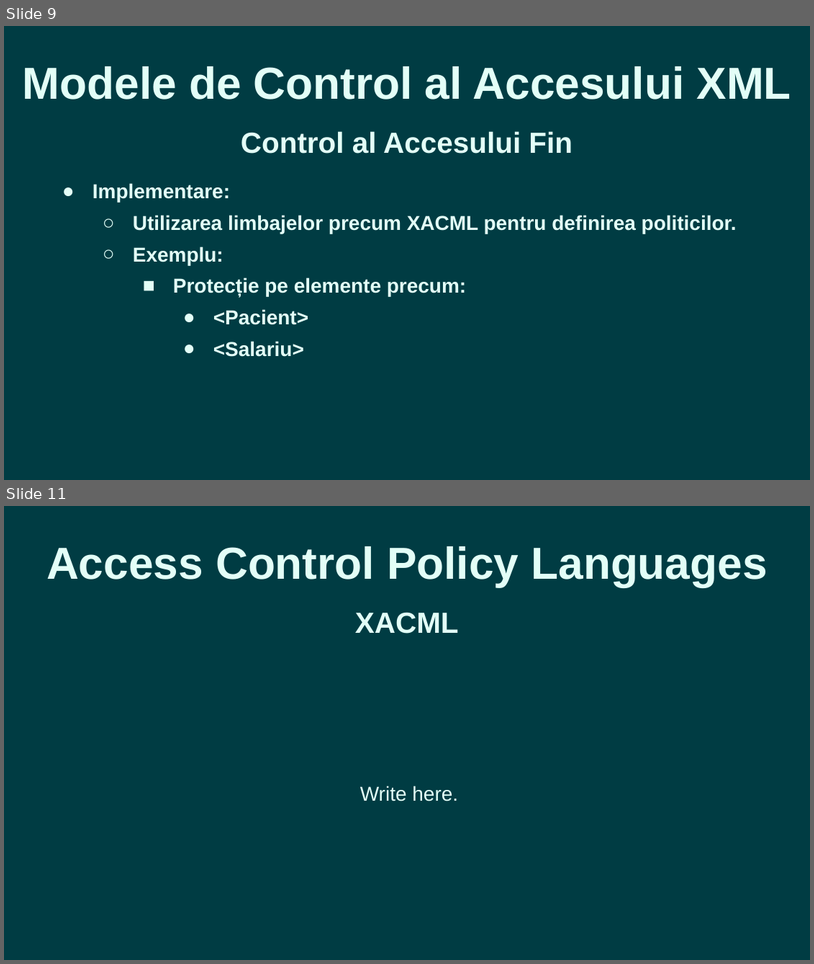
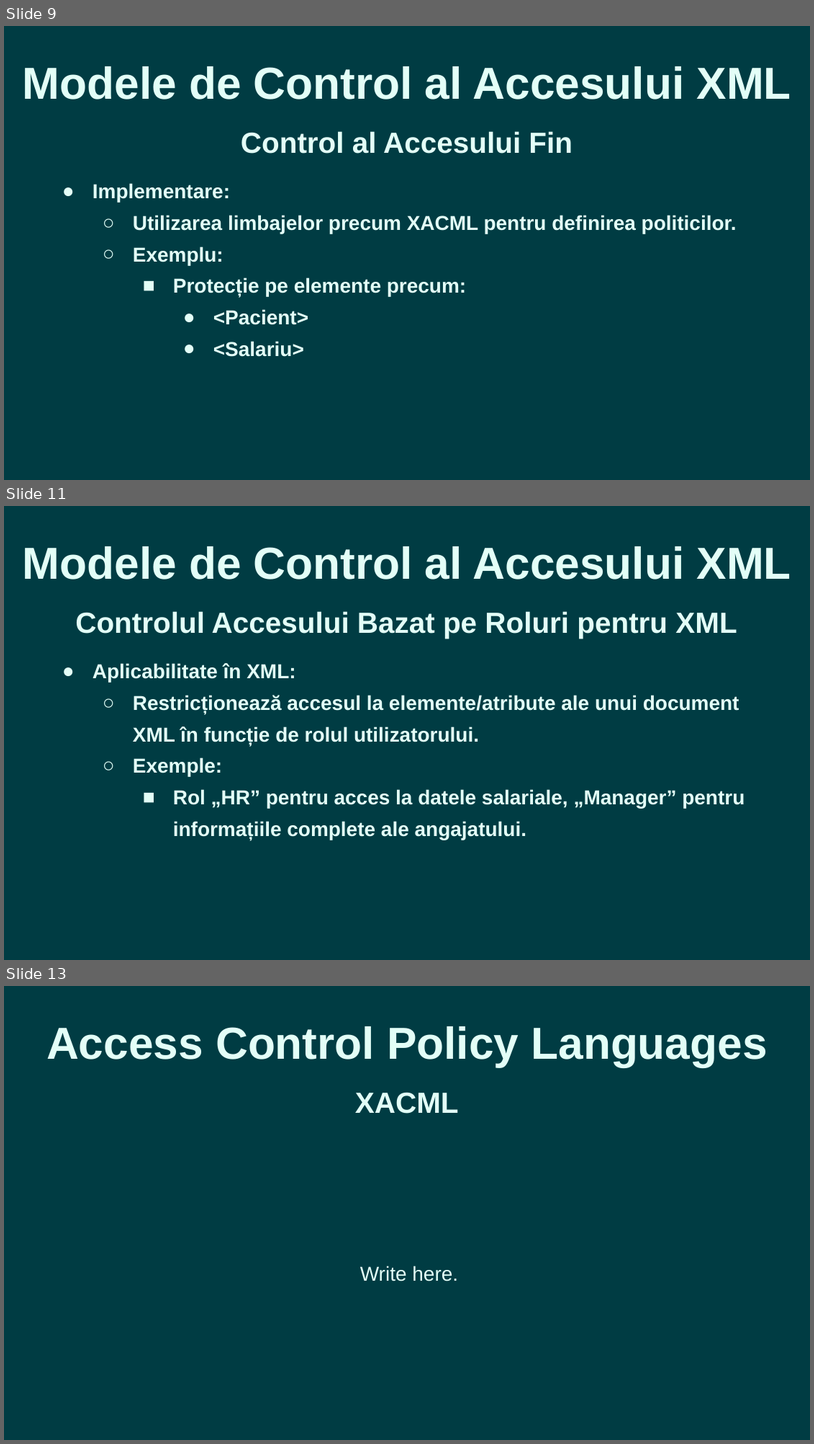
Before and after one commit to romantudorofficial/University_InformationSecurity, a slide deck: Access Control for XML - Presentation.pptx. Shown one above the other, each under a label of ours: slides 9 and 11 before the commit, slides 9, 11 and 13 after it; the slides between them are not shown. The pictures are 814x964 and 814x1444 pixels, drawn with LibreOffice and Linux fonts; fonts in the diff are those of the drawing. Boxes give left, top, right and bottom in pixels: in the first picture for what was removed or moved away, otherwise in the second. Text is boxed around its words. In the diff, an @@ line names an element or a change of style, - is before the commit and + after.

Commit message:
Added Role-Based Access Control
I have added the Role-Based Access Control subchapter.

```diff
--- a/Access Control for XML - Presentation.pptx
+++ b/Access Control for XML - Presentation.pptx
@@ slide 11 added at <box>4,506,810,960</box>, background #003C43 @@
@@ text added at <box>23,546,792,579</box>, 40 pt, text #E3FEF7, bold @@
+Modele de Control al Accesului XML
@@ text added at <box>75,611,737,638</box>, 26 pt, text #E3FEF7, bold @@
+Controlul Accesului Bazat pe Roluri pentru XML
@@ text added at <box>93,663,745,839</box>, 18 pt, text #E3FEF7, bold @@
+● Aplicabilitate în XML:
+  ○ Restricționează accesul la elemente/atribute ale unui document XML în funcție de rolul utilizatorului.
+  ○ Exemple:
+    ■ Rol „HR” pentru acces la datele salariale, „Manager” pentru informațiile complete ale angajatului.
@@ what was slide 11 is now slide 13 @@
```
Also in this commit, not shown: 2 other slides added, 1 slide removed, 3 other files.
